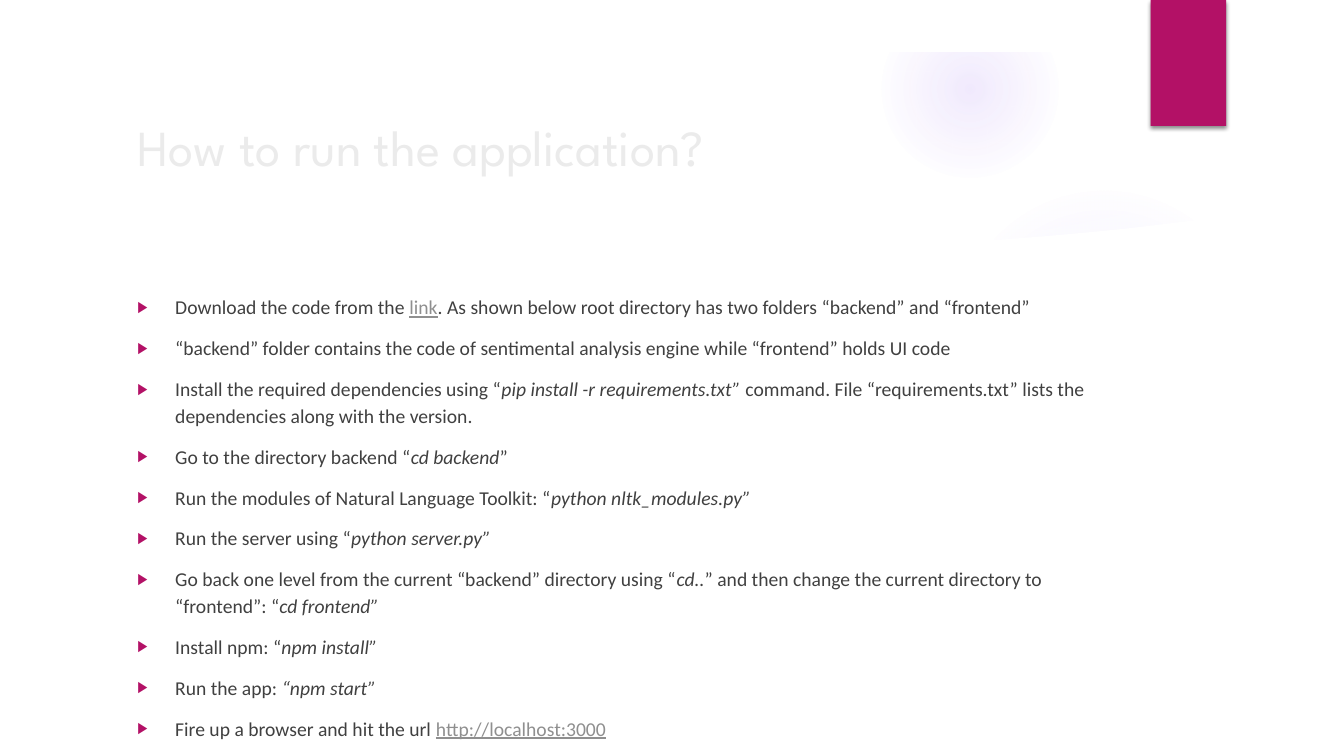
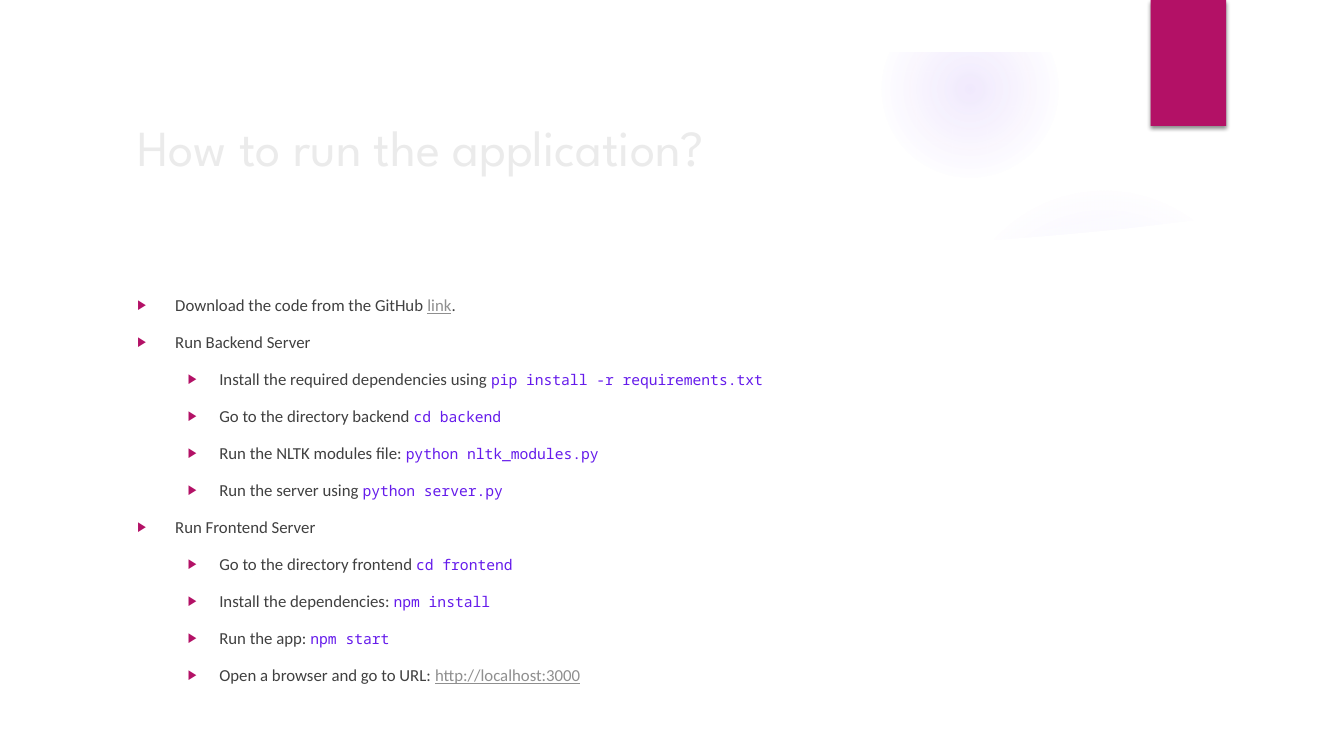
Before and after one commit to hyadav-x/cs410-groupx, a slide deck: slide 9 of CS410 - Text Information Systems - Final presentation.pptx. Drawn at 1344x756 pixels with LibreOffice and Linux fonts; fonts in the diff are those of the drawing; background and template pictures are left out. Boxes give left, top, right and bottom in pixels: in the first picture for what was removed or moved away, otherwise in the second. Text is boxed around its words. In the diff, an @@ line names an element or a change of style, - is before the commit and + after.

Commit message:
[HY] Final version of PPT.

```diff
--- a/CS410 - Text Information Systems - Final presentation.pptx
+++ b/CS410 - Text Information Systems - Final presentation.pptx
@@ text at [175,299,763,684]: text changed; size 14 to 12 pt @@
-▶ Download the code from the link. As shown below root directory has two folders “backend” and “frontend”
-▶ “backend” folder contains the code of sentimental analysis engine while “frontend” holds UI code
-▶ Install the required dependencies using “pip install -r requirements.txt” command. File “requirements.txt” lists the dependencies along with the version.
-▶ Go to the directory backend “cd backend”
-▶ Run the modules of Natural Language Toolkit: “python nltk_modules.py”
-▶ Run the server using “python server.py”
-▶ Go back one level from the current “backend” directory using “cd..” and then change the current directory to “frontend”: “cd frontend”
-▶ Install npm: “npm install”
-▶ Run the app: “npm start”
-▶ Fire up a browser and hit the url http://localhost:3000
+▶ Download the code from the GitHub link.
+▶ Run Backend Server
+  ▶ Install the required dependencies using pip install -r requirements.txt
+  ▶ Go to the directory backend cd backend
+  ▶ Run the NLTK modules file: python nltk_modules.py
+  ▶ Run the server using python server.py
+▶ Run Frontend Server
+  ▶ Go to the directory frontend cd frontend
+  ▶ Install the dependencies: npm install
+  ▶ Run the app: npm start
+  ▶ Open a browser and go to URL: http://localhost:3000
```
Also in this commit, not shown: 4 other slides changed, 1 slide added, 1 slide removed.
